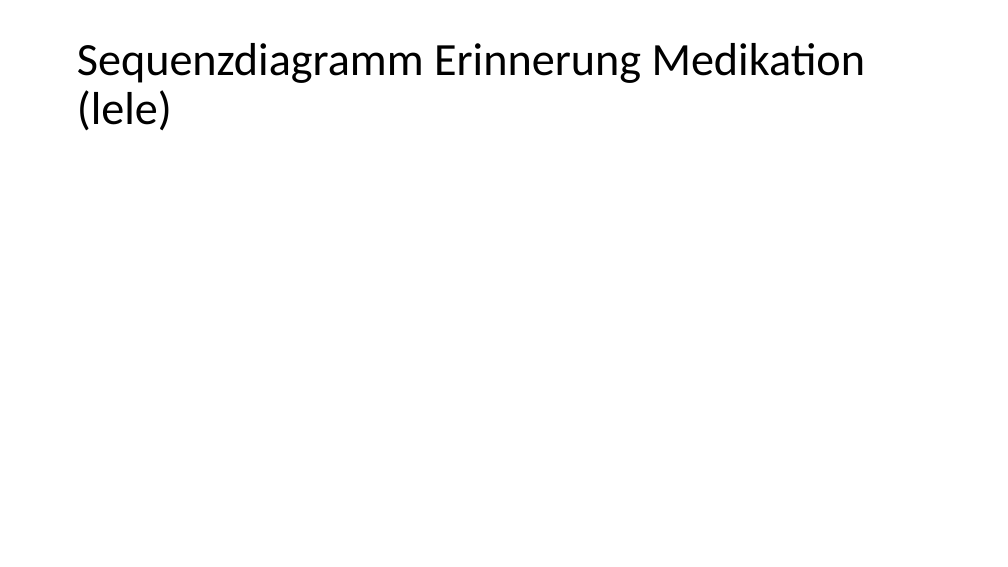
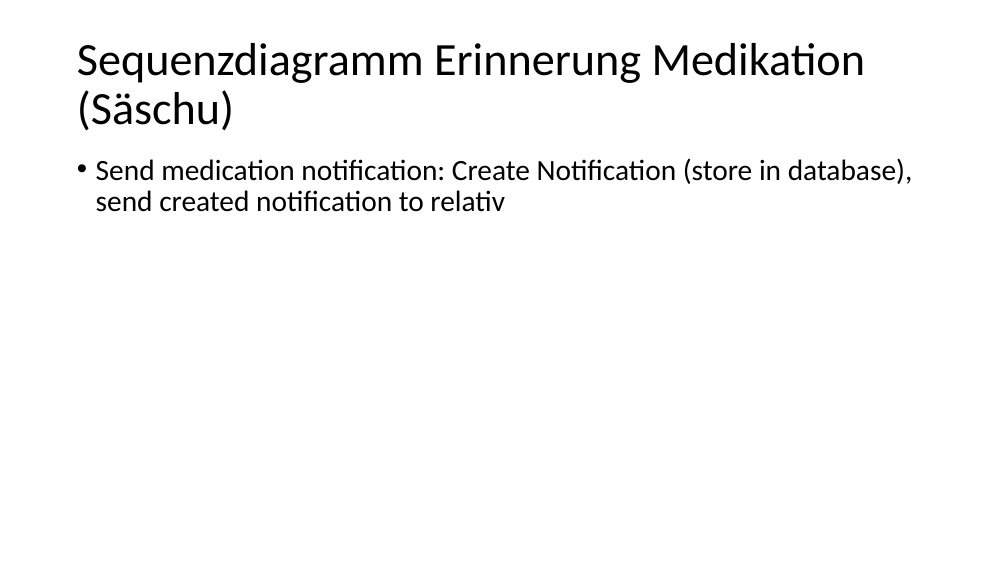
Before and after one commit to wirtj1/relatives, a slide deck: slide 6 of Orange/doc/CS01/task07/Task07.pptx (slide 7 before the commit). Drawn at 1008x567 pixels with LibreOffice and Linux fonts; fonts in the diff are those of the drawing. Boxes give left, top, right and bottom in pixels: in the first picture for what was removed or moved away, otherwise in the second. Text is boxed around its words. In the diff, an @@ line names an element or a change of style, - is before the commit and + after.

Commit message:
update presentation

```diff
--- a/Orange/doc/CS01/task07/Task07.pptx
+++ b/Orange/doc/CS01/task07/Task07.pptx
@@ title at (x1=77, y1=43, x2=866, y2=131): text changed @@
-Sequenzdiagramm Erinnerung Medikation (lele)
+Sequenzdiagramm Erinnerung Medikation (Säschu)
@@ text added at (x1=96, y1=158, x2=913, y2=212), 28 pt, text #000000 @@
+• Send medication notification: Create Notification (store in database), send created notification to relativ
```
Also in this commit, not shown: 1 other slide changed.
